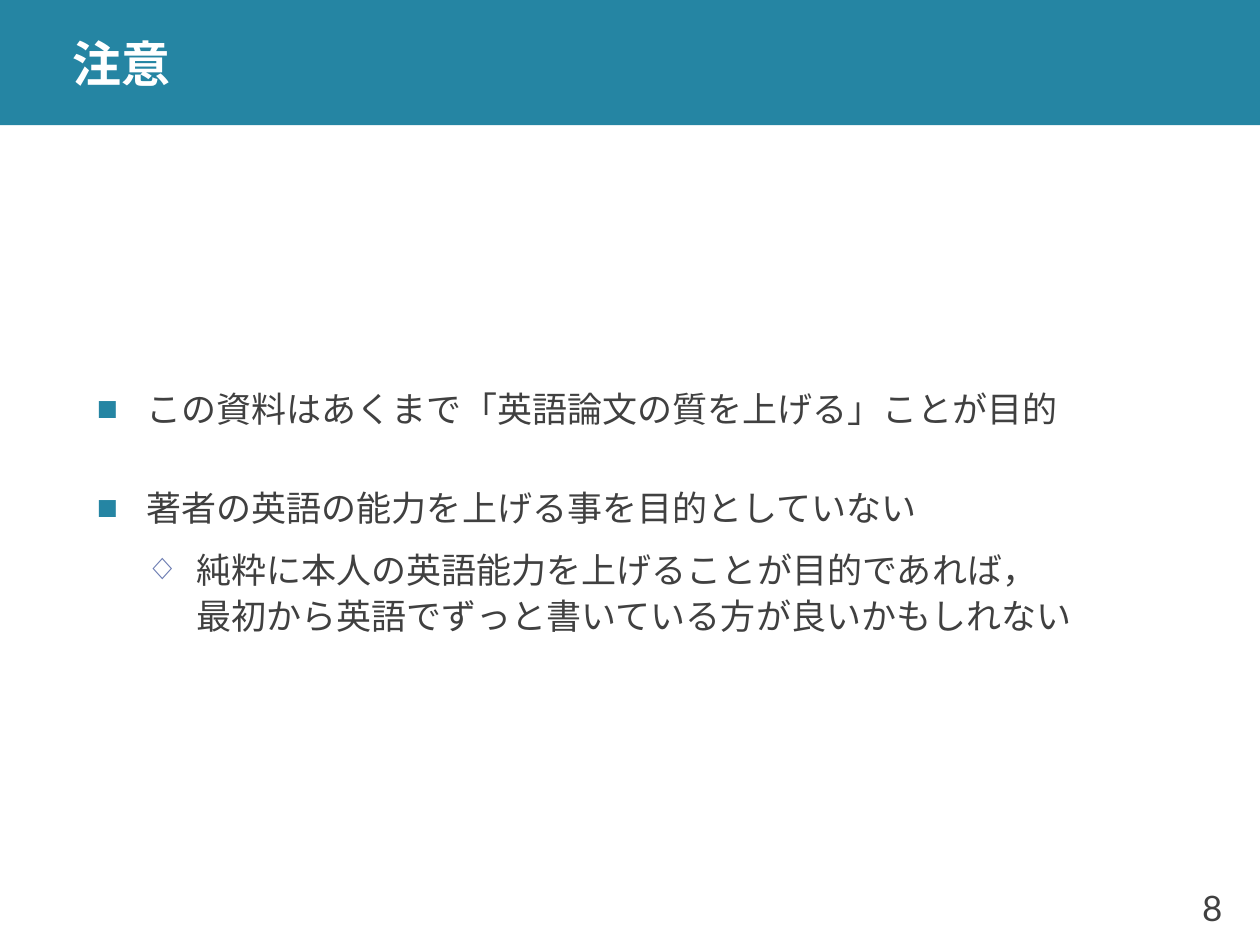
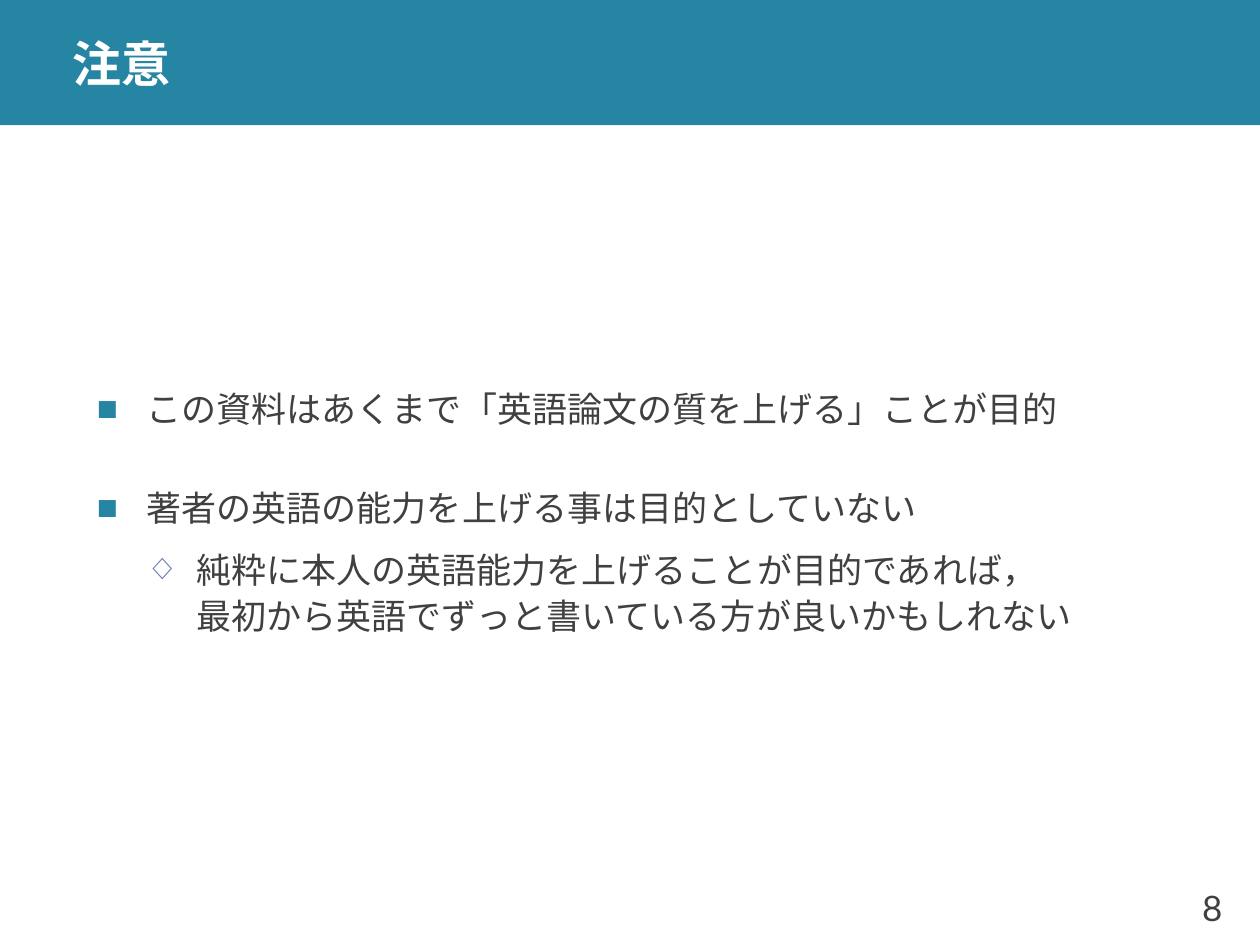
Before and after one commit to shioya-lab/how-to, a slide deck: slide 8 of translation.pptx. Drawn at 1260x945 pixels with LibreOffice and Linux fonts; fonts in the diff are those of the drawing. Boxes give left, top, right and bottom in pixels: in the first picture for what was removed or moved away, otherwise in the second. Text is boxed around its words. In the diff, an @@ line names an element or a change of style, - is before the commit and + after.

```diff
--- a/translation.pptx
+++ b/translation.pptx
@@ text at <box>147,491,917,524</box>: text changed @@
-■ 著者の英語の能力を上げる事を目的としていない
+■ 著者の英語の能力を上げる事は目的としていない
```
Also in this commit, not shown: 14 other slides changed, 6 slides added, 1 slide removed, 2 other files.
